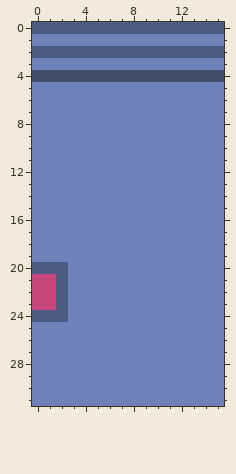
Pixel-art file: Sprites/Tiles/Intro/Foreground/Door.aseprite. The picture above is the old version.
16x32 pixels, 1 frame.
After the commit:
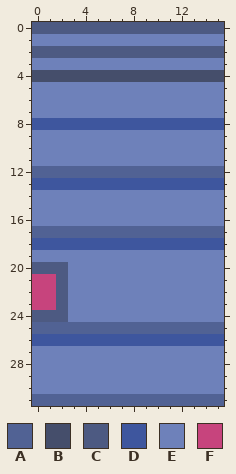
Palette (. is transparent): A #516294  B #454e6b  C #4d5a82  D #3e569e  E #6e81ba  F #c7447d
Diff:
{"y":8,"x":0,"old":"EEEEEEEEEEEEEEEE","new":"DDDDDDDDDDDDDDDD"}
{"y":12,"x":0,"old":"EEEEEEEEEEEEEEEE","new":"AAAAAAAAAAAAAAAA"}
{"y":13,"x":0,"old":"EEEEEEEEEEEEEEEE","new":"DDDDDDDDDDDDDDDD"}
{"y":17,"x":0,"old":"EEEEEEEEEEEEEEEE","new":"AAAAAAAAAAAAAAAA"}
{"y":18,"x":0,"old":"EEEEEEEEEEEEEEEE","new":"DDDDDDDDDDDDDDDD"}
{"y":25,"x":0,"old":"EEEEEEEEEEEEEEEE","new":"AAAAAAAAAAAAAAAA"}
{"y":26,"x":0,"old":"EEEEEEEEEEEEEEEE","new":"DDDDDDDDDDDDDDDD"}
{"y":31,"x":0,"old":"EEEEEEEEEEEEEEEE","new":"AAAAAAAAAAAAAAAA"}
{"label":"changed","picture_box":[32,118,224,130]}
{"label":"changed","picture_box":[32,166,224,250]}
{"label":"changed","picture_box":[32,322,224,346]}
{"label":"changed","picture_box":[32,394,224,406]}
